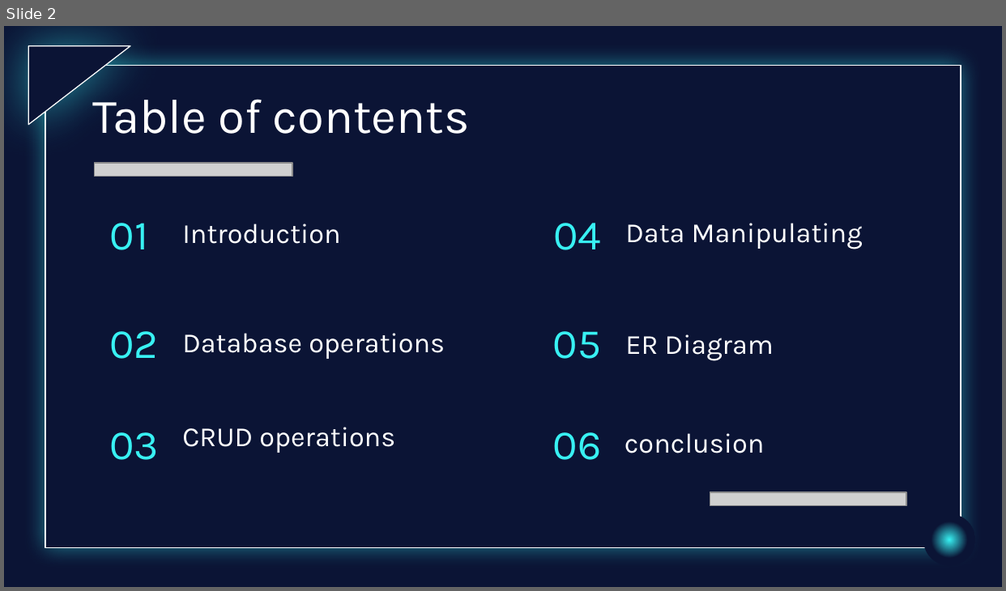
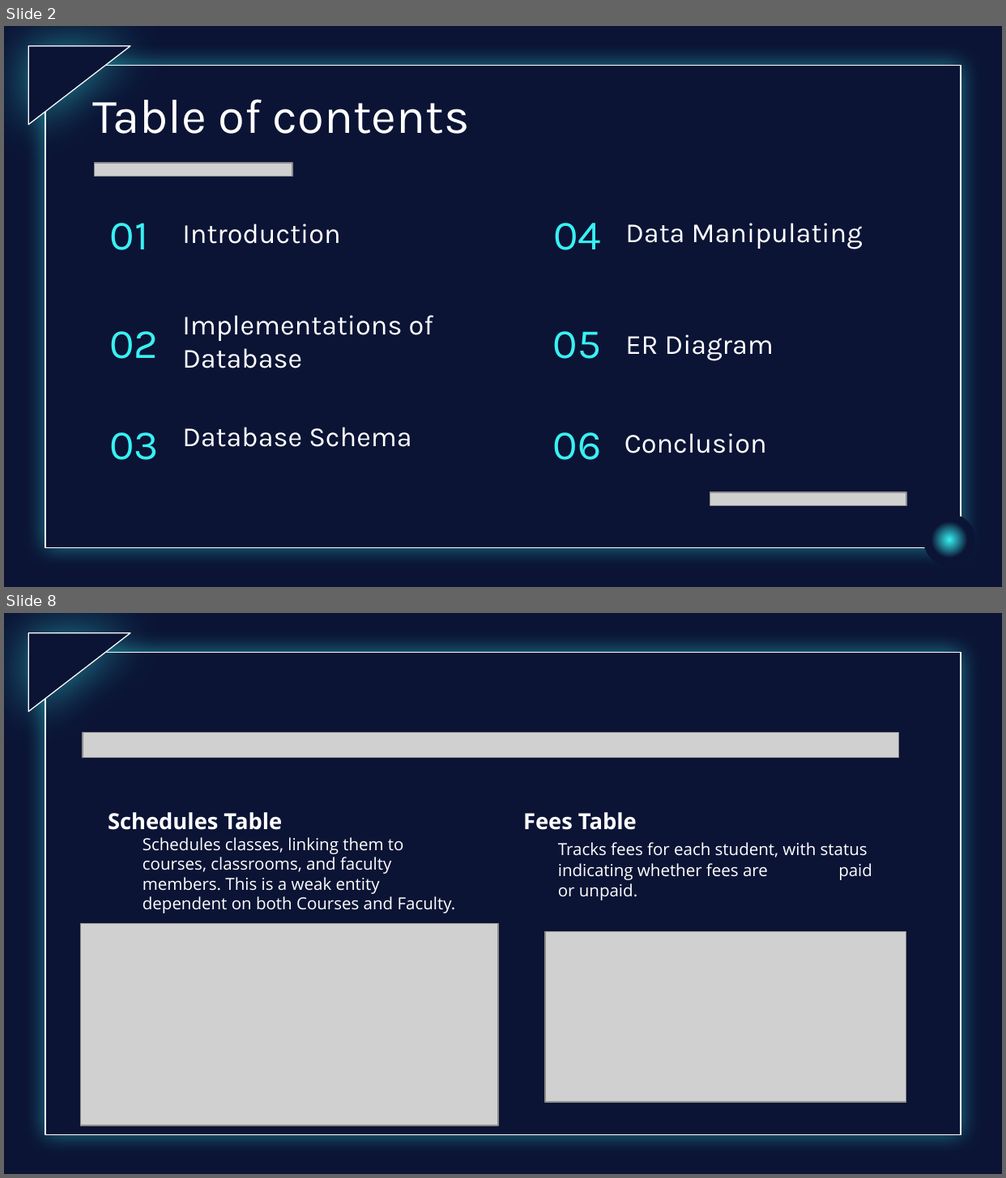
Before and after one commit to UbaidBinWaris/BSCS, a slide deck: BSCS 4B/DB lab/Project/DBMS lab presentation.pptx. Shown one above the other, each under a label of ours: slide 2 before the commit, slides 2 and 8 after it; the slides between them are not shown. The pictures are 1006x591 and 1006x1178 pixels, drawn with LibreOffice and Linux fonts; fonts in the diff are those of the drawing; grey boxes stand for pictures; background and template pictures are left out. Boxes give left, top, right and bottom in pixels: in the first picture for what was removed or moved away, otherwise in the second. Text is boxed around its words. In the diff, an @@ line names an element or a change of style, - is before the commit and + after.

```diff
--- a/BSCS 4B/DB lab/Project/DBMS lab presentation.pptx
+++ b/BSCS 4B/DB lab/Project/DBMS lab presentation.pptx
@@ slide 8 added at [4, 613, 1002, 1174], background picture (left out); not listed: 2 template elements that a slide beside it also shows @@
@@ picture added at [83, 733, 899, 758] @@
@@ text added at [108, 812, 456, 914], 12 pt, text #FFFFFF @@
+Schedules Table
+Schedules classes, linking them to courses, classrooms, and faculty members. This is a weak entity dependent on both Courses and Faculty.
@@ text added at [523, 812, 872, 901], 12 pt, text #FFFFFF @@
+Fees Table
+Tracks fees for each student, with status indicating whether fees are paid or unpaid.
@@ picture added at [80, 923, 498, 1125] @@
@@ picture added at [545, 932, 906, 1103] @@
@@ slide 2 changed as well @@
@@ subtitle at [182, 315, 433, 369]: text changed @@
-Database operations
+Implementations of Database
@@ subtitle at [182, 427, 411, 447]: text changed @@
-CRUD operations
+Database Schema
@@ subtitle at [624, 433, 767, 454]: text changed @@
-conclusion
+Conclusion
```
Also in this commit, not shown: 3 other slides changed, 11 other slides added, 12 slides removed, 3 other files.
